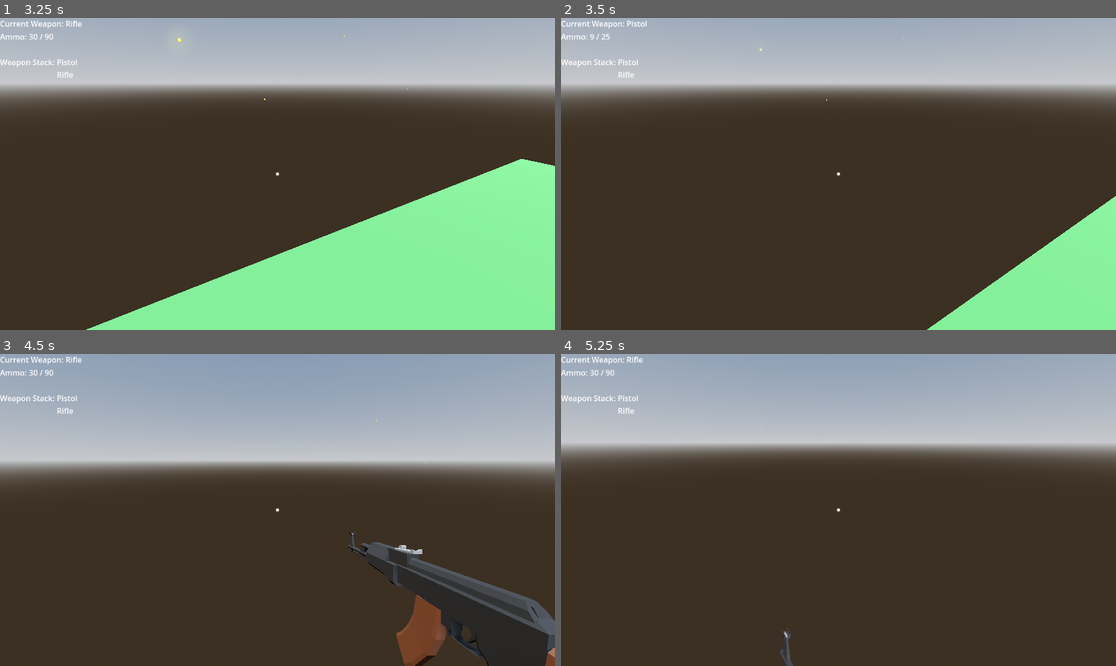
Above: before the commit, frames 1-4 (two rows, left to right).
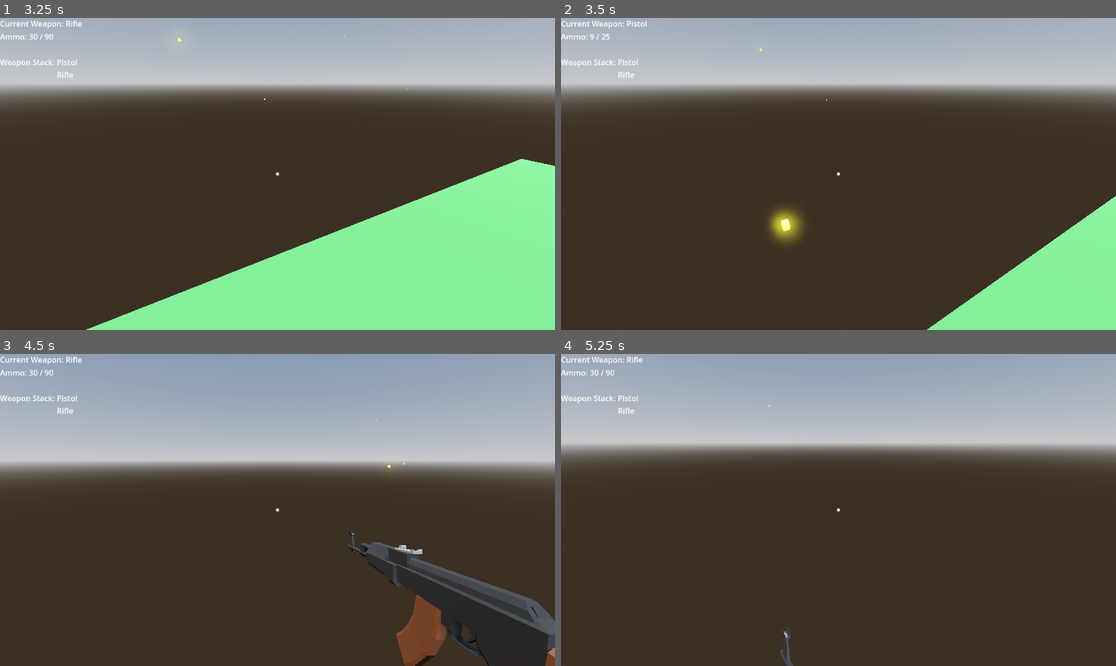
Above: after the commit, the same moments.

Repository: JunH0128/ShooterGame
Game: Godot game, scene res://Game.tscn
Same seed, same stepped clock (60 frames per second), same inputs: the game is played once before the commit and once after it.
Inputs (mouse positions are in pixels of both pictures, inside the frame that each line leads up to):
- Up to frame 1 (3.25 s): tap Enter (ui_accept) at 0.5, 0.77, 1.52, 3.02 s; move the mouse to (399, 158) at 0.52 s; hold D (right) 0.53-1.28 s; hold Mouse wheel down (Weapon_Down) 0.53-1.28 s; click (399, 158) at 0.67 s; move the mouse to (249, 174) at 1.27 s; hold W (up) from 1.28 s (still down); tap Mouse wheel up (Weapon_Up) at 1.35 s; move the mouse to (288, 167) at 2.02 s; press the mouse at (288, 167) at 2.03 s; move the mouse to (271, 180) at 2.77 s; release the mouse at (271, 180) at 2.78 s; tap Mouse wheel down (Weapon_Down) at 2.85 s
- Up to frame 2 (3.5 s): keep holding W (up)
- Up to frame 3 (4.5 s): keep holding W (up); move the mouse to (316, 513) at 3.52 s; hold Mouse wheel up (Weapon_Up) 3.53-4.28 s; tap Enter (ui_accept) at 3.77 s; move the mouse to (233, 506) at 4.27 s; click (233, 506) at 4.35 s
- Up to frame 4 (5.25 s): keep holding W (up); tap Enter (ui_accept) at 4.52, 5 s; move the mouse to (844, 510) at 5.02 s; hold Mouse wheel down (Weapon_Down) from 5.03 s (still down)

Frame 1 is identical in both runs. In frame 2, 0.6% of the frame differs, in the area x 37-44%, y 60-73%; in frame 3, less than 0.1%; in frame 4, less than 0.1%.

Commit message:
working enemy
got the enemy to work and the shooting on enemy also added the win and loss png image and player loss load loss scene

Diff:
--- /dev/null
+++ b/shooter-game/Loss.tscn
@@ -0,0 +1,15 @@
+[gd_scene load_steps=3 format=3 uid="uid://y74saookm2om"]
+
+[ext_resource type="Texture2D" uid="uid://cpg7r1mux4hyt" path="res://Game over.png" id="1_42ydg"]
+[ext_resource type="Script" uid="uid://vg27er4gf2yq" path="res://loss.gd" id="1_y1f52"]
+
+[node name="Node2D" type="Node2D"]
+script = ExtResource("1_y1f52")
+
+[node name="CanvasLayer" type="CanvasLayer" parent="."]
+
+[node name="TextureRect" type="TextureRect" parent="CanvasLayer"]
+offset_right = 1152.0
+offset_bottom = 648.0
+texture = ExtResource("1_42ydg")
+expand_mode = 2
--- a/shooter-game/Movement.gd
+++ b/shooter-game/Movement.gd
@@ -3,6 +3,8 @@
 
 const SPEED = 5.0
 const JUMP_VELOCITY = 4.5
+
+var health: int = 10
 
 var gravity: float = ProjectSettings.get_setting("physics/3d/default_gravity")
 @onready var neck := $Neck
@@ -48,5 +50,15 @@
 
 	move_and_slide()
 
+func take_damage(amount: int) -> void:
+	health -= amount
+	print("Player Health:", health)
+	if health <= 0:
+		distroy()
+
+func distroy():
+	print("Player died.")
+	get_tree().change_scene_to_file("res://Loss.tscn")
+
 func add_ammo(weapon_name: String, amount: int):
 	$Neck/Camera3D/Weapon_Manager.add_ammo(weapon_name, amount)
--- a/shooter-game/Player.tscn
+++ b/shooter-game/Player.tscn
@@ -519,7 +519,7 @@
 &"Rifle Shoot": SubResource("Animation_d6rpx")
 }
 
-[node name="Player" type="CharacterBody3D"]
+[node name="Player" type="CharacterBody3D" groups=["Player"]]
 transform = Transform3D(1, 0, 0, 0, 1, 0, 0, 0, 1, 0, 1.1, 0)
 script = ExtResource("1_kpjcp")
 
--- a/shooter-game/enemy.tscn
+++ b/shooter-game/enemy.tscn
@@ -34,7 +34,7 @@
 [node name="DetectionRange" type="Area3D" parent="."]
 
 [node name="CollisionShape3D" type="CollisionShape3D" parent="DetectionRange"]
-transform = Transform3D(20, 0, 0, 0, 20, 0, 0, 0, 20, 0, 0, 0)
+transform = Transform3D(30, 0, 0, 0, 30, 0, 0, 0, 30, 0, 0, 0)
 shape = SubResource("SphereShape3D_n7rjl")
 
 [connection signal="body_entered" from="DetectionRange" to="." method="_on_detection_range_body_entered"]
--- a/shooter-game/enemy_bullet.gd
+++ b/shooter-game/enemy_bullet.gd
@@ -1,18 +1,18 @@
-extends Node3D
+extends Area3D
 
 @export var speed: float = 20.0
 @export var damage: int = 1
 var direction: Vector3 = Vector3.ZERO
 
 func _ready():
-	# Initialize bullet speed and direction here
-	rotation_degrees.y = 0  # Ensure the bullet is aligned correctly at the start
+	connect("body_entered", _on_body_entered)
 
 func _process(delta):
-	# Move the bullet in the direction it's facing
-	translate(direction * speed * delta)
+	# Move forward in the direction it's supposed to
+	global_translate(direction * speed * delta)
 
-func _on_body_entered(body: Node) -> void:
+func _on_body_entered(body: Node):
 	if body.is_in_group("Player"):
-		#body.take_damage(damage)
-		queue_free()
+		if body.has_method("take_damage"):
+			body.take_damage(damage)
+		queue_free()  # Destroy the bullet
--- a/shooter-game/enemy_bullet.tscn
+++ b/shooter-game/enemy_bullet.tscn
@@ -15,8 +15,6 @@
 height = 1.52778
 
 [node name="EnemyBullet" type="Area3D"]
-collision_layer = 4
-collision_mask = 5
 script = ExtResource("1_1xapl")
 
 [node name="MeshInstance3D" type="MeshInstance3D" parent="."]
@@ -28,4 +26,8 @@
 transform = Transform3D(5.14758e-16, 3.05723e-09, -0.252717, 0.26941, -3.05723e-09, -1.00974e-28, -1.17763e-08, -0.0699414, -1.10466e-08, 2.35063e-08, 0, -0.0656676)
 shape = SubResource("CapsuleShape3D_iddtg")
 
+[node name="Timer" type="Timer" parent="."]
+one_shot = true
+autostart = true
+
 [connection signal="body_entered" from="." to="." method="_on_body_entered"]
--- /dev/null
+++ b/shooter-game/loss.gd
@@ -0,0 +1,5 @@
+extends Node2D
+
+func _unhandled_input(event: InputEvent) -> void:
+	if event is InputEventKey or event is InputEventMouseButton:
+		get_tree().change_scene_to_file("res://Game.tscn")
Binary file added: shooter-game/Game over.png
Not shown, added: shooter-game/Game over.png.import
Binary file added: shooter-game/Win.png
Not shown, added: shooter-game/Win.png.import
Not shown, added: shooter-game/loss.gd.uid
